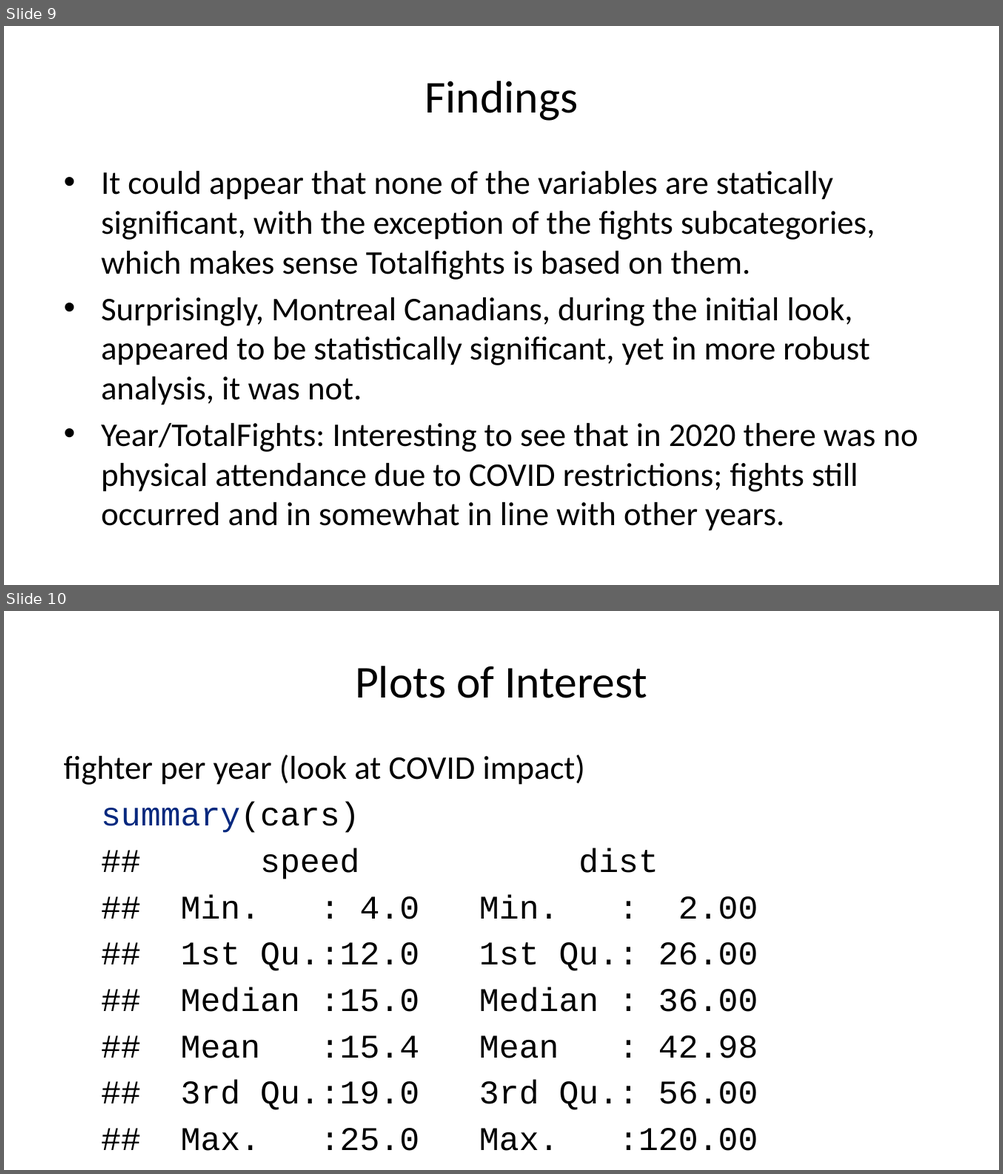
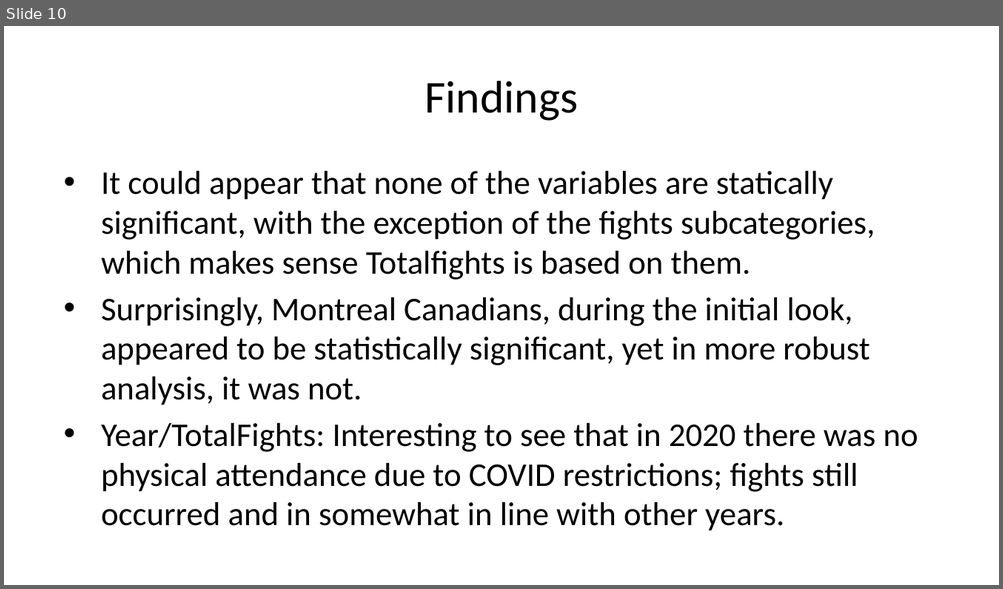
Before and after one commit to jason-nero/project-1, a slide deck: TermProject_Presentationv3.pptx. Shown one above the other, each under a label of ours: slides 9 and 10 before the commit, slide 10 after it. The pictures are 1003x1174 and 1003x589 pixels, drawn with LibreOffice and Linux fonts; fonts in the diff are those of the drawing. Boxes give left, top, right and bottom in pixels: in the first picture for what was removed or moved away, otherwise in the second. Text is boxed around its words. In the diff, an @@ line names an element or a change of style, - is before the commit and + after.

Commit message:
Plots added to presentation

```diff
--- a/TermProject_Presentationv3.pptx
+++ b/TermProject_Presentationv3.pptx
@@ slide 10 removed at [4, 611, 999, 1170], background #FFFFFF @@
@@ title removed at [355, 666, 647, 698] @@
-Plots of Interest
@@ text removed at [64, 755, 758, 1151] @@
-fighter per year (look at COVID impact)
-summary(cars)
-## speed dist
-## Min. : 4.0 Min. : 2.00
-## 1st Qu.:12.0 1st Qu.: 26.00
-## Median :15.0 Median : 36.00
-## Mean :15.4 Mean : 42.98
-## 3rd Qu.:19.0 3rd Qu.: 56.00
-## Max. :25.0 Max. :120.00
@@ what was slide 9 is now slide 10 @@
```
Also in this commit, not shown: 3 slides changed, 3 slides added, 1 other slide removed, 1 other file.
